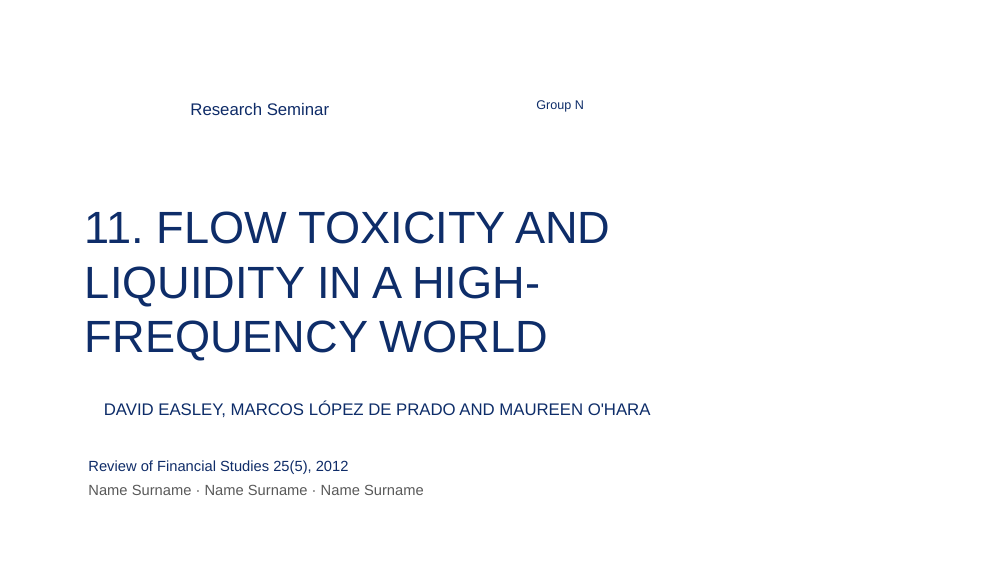
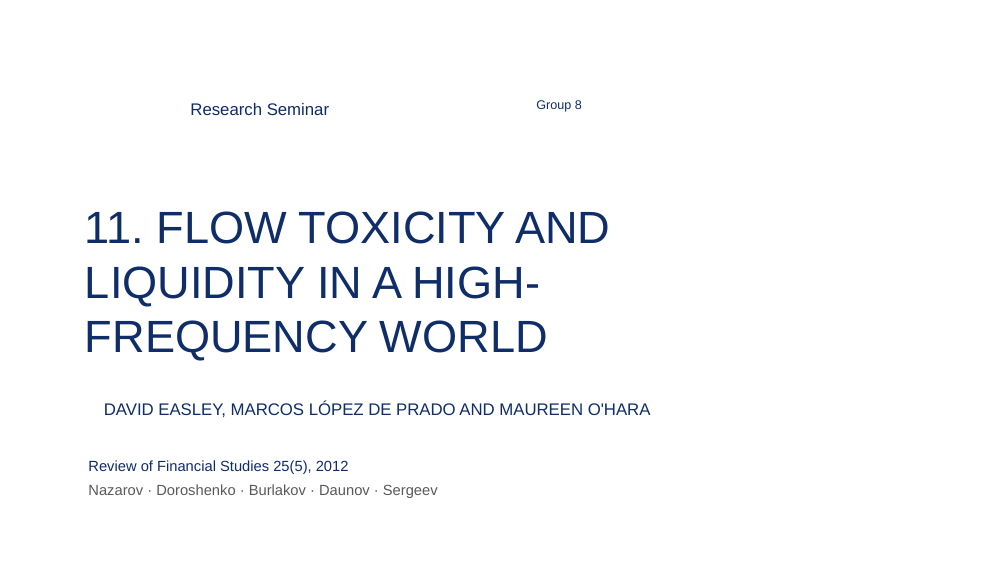
Before and after one commit to zavaz5/flow-toxicity-vpin, a slide deck: slide 1 of docs/presentation.pptx. Drawn at 1008x567 pixels with LibreOffice and Linux fonts; fonts in the diff are those of the drawing; background and template pictures are left out. Boxes give left, top, right and bottom in pixels: in the first picture for what was removed or moved away, otherwise in the second. Text is boxed around its words. In the diff, an @@ line names an element or a change of style, - is before the commit and + after.

Commit message:
Add group 8 and the team's surnames to the title slide, guide and README

```diff
--- a/docs/presentation.pptx
+++ b/docs/presentation.pptx
@@ text at box(536, 100, 582, 112): text changed @@
-Group N
+Group 8
@@ text at box(88, 484, 438, 498): text changed @@
-Name Surname · Name Surname · Name Surname
+Nazarov · Doroshenko · Burlakov · Daunov · Sergeev
```
Also in this commit, not shown: 5 other files.
